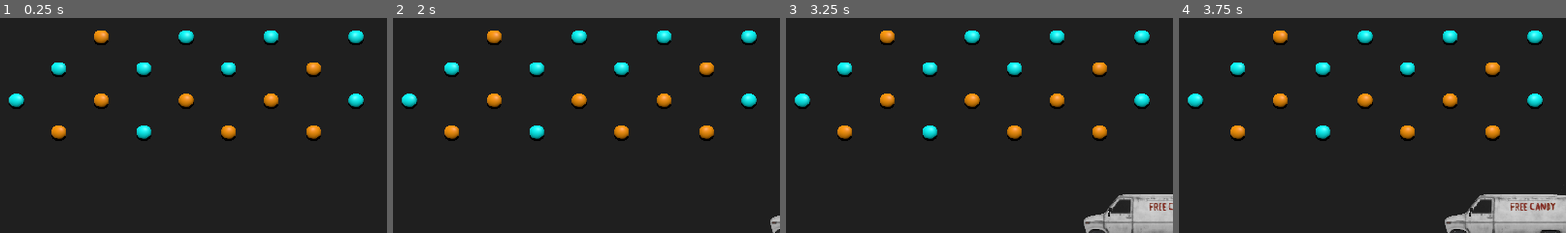
Above: before the commit, frames 1-4 (left to right).
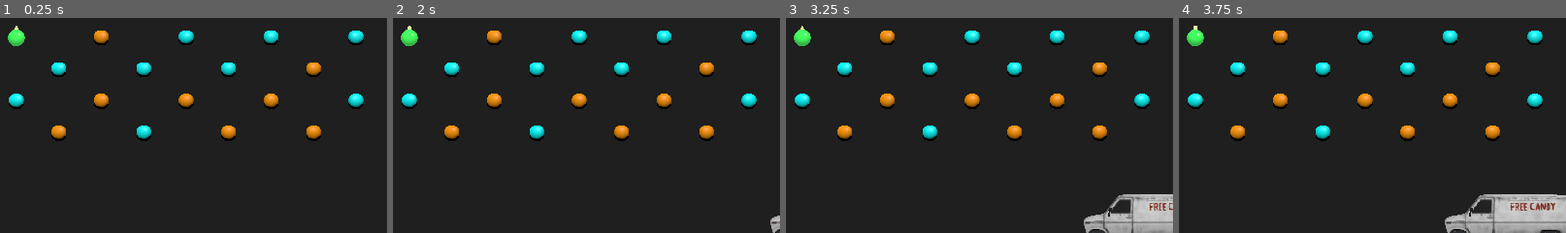
Above: after the commit, the same moments.

Repository: Temia116/Milke-2--Into-the-third-dimension
Game: Godot game, scene res://scenes/node_3d.tscn
Same seed, same stepped clock (60 frames per second), same inputs: the game is played once before the commit and once after it. A sky picture missing from this copy of the repository is replaced by a grey-blue gradient. Video files are missing from this copy of the repository; at most half a second of black plays in their place.
Inputs (mouse positions are % of the whole screen's width and height, from its top left):
- Up to frame 1 (0.25 s): no input
- Up to frame 2 (2 s): tap Enter at 0.5 s; move the mouse to (72, 45) at 0.52 s; tap E at 0.6, 1.35 s; click (72, 45) at 0.67 s; move the mouse to (30, 55) at 1.27 s; click (30, 55) at 1.42 s
- Up to frame 3 (3.25 s): move the mouse to (60, 27) at 2.02 s; tap E at 2.1, 2.85 s; click (60, 27) at 2.17 s; move the mouse to (45, 70) at 2.77 s; click (45, 70) at 2.92 s
- Up to frame 4 (3.75 s): move the mouse to (80, 65) at 3.52 s; tap E at 3.6 s; click (80, 65) at 3.67 s
The pictures show only the part of the screen within x 15-65%, y 45-95%; the shares and areas given below are measured in that part.

The runs differ from the first frame. In frame 1, 0.3% of the frame differs, in the area x 2-7%, y 3-14%; in frame 2, 0.3%; in frame 3, 0.3%; in frame 4, 0.3%.

Commit message:
fart dingle
fart balls mongoloid

Diff:
--- a/GameManager.gd
+++ b/GameManager.gd
@@ -43,12 +43,12 @@
 func get_cow_for_level(level: int) -> String:
 	return LEVEL_COWS.get(level, "none")
 
-func activate_cow_ability() -> bool:
-	if cow_ability_used or selected_cow == "none":
-		return false
+func grant_and_activate_ability():
+	# Triggered by the green Power Peg - the only way to activate a cow's ability.
+	if selected_cow == "none" or cow_ability_used:
+		return
 	cow_ability_used = true
 	cow_ability_activated.emit()
-	return true
 
 func reset_shot_multipliers():
 	# Call this once a ball's shot has fully resolved (ball_exited)
--- a/GreenPeg.tscn
+++ b/GreenPeg.tscn
@@ -1,17 +1,31 @@
 [gd_scene format=3 uid="uid://sna5iijugoof"]
 
-[ext_resource type="PackedScene" uid="uid://tnrlvijv6egj" path="res://Assets/GREEN BALL (special ability).glb" id="1_nd2hd"]
 [ext_resource type="Script" uid="uid://cvwh2xsxm6war" path="res://green_peg.gd" id="1_sekef"]
+[ext_resource type="Material" path="res://PowerPegMat.tres" id="3_mftmk"]
+[ext_resource type="Material" path="res://SparkleMat.tres" id="3_urobh"]
+[ext_resource type="Script" uid="uid://bas77yesf52dh" path="res://Sparkle.gd" id="4_urobh"]
 
 [sub_resource type="SphereShape3D" id="SphereShape3D_nd2hd"]
-radius = 0.42546406
+radius = 0.6662745
+
+[sub_resource type="SphereMesh" id="SphereMesh_g4v7s"]
+material = ExtResource("3_mftmk")
+
+[sub_resource type="PrismMesh" id="PrismMesh_g4v7s"]
+material = ExtResource("3_urobh")
 
 [node name="GreenPeg" type="StaticBody3D" unique_id=1812975418]
 script = ExtResource("1_sekef")
 
-[node name="GREEN BALL (special ability)" parent="." unique_id=602506117 instance=ExtResource("1_nd2hd")]
-transform = Transform3D(0.3, 0, 0, 0, 0.3, 0, 0, 0, 0.3, 0, 0, 0)
-
 [node name="CollisionShape3D" type="CollisionShape3D" parent="." unique_id=1065520258]
 transform = Transform3D(0.6, 0, 0, 0, 0.6, 0, 0, 0, 0.6, 0, 0, 0)
 shape = SubResource("SphereShape3D_nd2hd")
+
+[node name="MeshInstance3D" type="MeshInstance3D" parent="." unique_id=178850213]
+transform = Transform3D(0.8, 0, 0, 0, 0.8, 0, 0, 0, 0.8, 0, 0, 0)
+mesh = SubResource("SphereMesh_g4v7s")
+
+[node name="MeshInstance3D" type="MeshInstance3D" parent="MeshInstance3D" unique_id=793802912]
+transform = Transform3D(0.2, 0, 0, 0, 0.2, 0, 0, 0, 0.2, 0, 0.6010537, 0)
+mesh = SubResource("PrismMesh_g4v7s")
+script = ExtResource("4_urobh")
--- a/PegSpawner.gd
+++ b/PegSpawner.gd
@@ -4,68 +4,63 @@
 @export var blue_peg_scene: PackedScene
 @export var orange_peg_scene: PackedScene
 @export var green_peg_scene: PackedScene
+@export var stone_peg_scene: PackedScene
 
 # ---------------------------------------------------------------------------
 # LEVEL 1 — The Pasture (Tutorial)
-# Classic staggered grid. Simple and open — teaches the basics.
 # ---------------------------------------------------------------------------
 var level_1 = [
-	# Row 1
 	[-12, 3.0, "blue"], [-8, 3.0, "blue"], [-4, 3.0, "blue"], [0, 3.0, "blue"],
 	[4, 3.0, "blue"], [8, 3.0, "blue"], [12, 3.0, "blue"],
-	# Row 2
 	[-10, 1.5, "blue"], [-6, 1.5, "blue"], [-2, 1.5, "blue"], [2, 1.5, "blue"],
 	[6, 1.5, "blue"], [10, 1.5, "blue"],
-	# Row 3
 	[-12, 0.0, "blue"], [-8, 0.0, "blue"], [-4, 0.0, "blue"], [0, 0.0, "blue"],
 	[4, 0.0, "blue"], [8, 0.0, "blue"], [12, 0.0, "blue"],
-	# Row 4
 	[-10, -1.5, "blue"], [-6, -1.5, "blue"], [-2, -1.5, "blue"], [2, -1.5, "blue"],
 	[6, -1.5, "blue"], [10, -1.5, "blue"],
-	# Row 5
 	[-12, -3.0, "blue"], [-8, -3.0, "blue"], [-4, -3.0, "blue"], [0, -3.0, "blue"],
 	[4, -3.0, "blue"], [8, -3.0, "blue"], [12, -3.0, "blue"],
-	# Row 6
 	[-10, -4.5, "blue"], [-6, -4.5, "blue"], [-2, -4.5, "blue"], [2, -4.5, "blue"],
 	[6, -4.5, "blue"], [10, -4.5, "blue"]
 ]
 
 # ---------------------------------------------------------------------------
 # LEVEL 2 — The Smile (Twin Arcs)
-# Two curved arcs — a frown on top, a smile below.
 # ---------------------------------------------------------------------------
 var level_2 = [
-	[-10.0,  2.5,  "blue"], [-9.51,  1.26, "blue"], [-8.09,  0.15, "blue"],
-	[-5.88, -0.74, "blue"], [-3.09, -1.3,  "blue"], [ 0.0,  -1.5,  "blue"],
-	[ 3.09, -1.3,  "blue"], [ 5.88, -0.74, "blue"], [ 8.09,  0.15, "blue"],
-	[ 9.51,  1.26, "blue"], [10.0,   2.5,  "blue"],
-	[ 9.9,  -1.5,  "blue"], [ 9.42, -0.53, "blue"], [ 8.01,  0.35, "blue"],
-	[ 5.82,  1.05, "blue"], [ 3.06,  1.5,  "blue"], [ 0.0,   1.65, "blue"],
-	[-3.06,  1.5,  "blue"], [-5.82,  1.05, "blue"], [-8.01,  0.35, "blue"],
-	[-9.42, -0.53, "blue"], [-9.9,  -1.5,  "blue"],
-	[-11,  1.0,  "blue"], [-11, -0.5,  "blue"], [-11, -2.0,  "blue"], [-10, -3.5,  "blue"],
-	[ 11,  1.0,  "blue"], [ 11, -0.5,  "blue"], [ 11, -2.0,  "blue"], [ 10, -3.5,  "blue"],
-	[-5, -3.5, "blue"], [0, -4.0, "blue"], [5, -3.5, "blue"],
-	[-3,  0.2, "blue"], [3,  0.2, "blue"], [0, -0.8, "blue"],
-	[-6, -2.5, "blue"], [6, -2.5, "blue"],
+	[-9.51, 1.88, "blue"], [-8.09, 1.32, "blue"],
+	[-5.88, 0.88, "blue"], [-3.09, 0.6, "blue"], [0.0, 0.5, "blue"],
+	[3.09, 0.6, "blue"], [5.88, 0.88, "blue"], [8.09, 1.32, "blue"],
+	[9.51, 1.88, "blue"],
+	[10.0, -2.5, "blue"], [9.51, -1.88, "blue"], [8.09, -1.32, "blue"],
+	[5.88, -0.88, "blue"], [3.09, -0.6, "blue"], [0.0, -0.5, "blue"],
+	[-3.09, -0.6, "blue"], [-5.88, -0.88, "blue"], [-8.09, -1.32, "blue"],
+	[-9.51, -1.88, "blue"], [-10.0, -2.5, "blue"],
+	[-11, 1.0, "blue"], [-11, -0.5, "blue"], [-11, -2.0, "blue"],
+	[11, 1.0, "blue"], [11, -0.5, "blue"], [11, -2.0, "blue"],
+	[-6, -3.5, "blue"], [-3, -4.0, "blue"], [0, -4.2, "blue"],
+	[3, -4.0, "blue"], [6, -3.5, "blue"],
 ]
 
 # ---------------------------------------------------------------------------
-# LEVEL 3 — The Rings (Twin Circles + Diagonal)
-# Two full peg rings with a diagonal scatter bridging them.
+# LEVEL 3 — The Rings (Twin Circles)
 # ---------------------------------------------------------------------------
 var level_3 = [
-	[-0.5,  0.5,  "blue"], [-1.36, 3.15, "blue"], [-3.61, 4.78, "blue"],
-	[-6.39, 4.78, "blue"], [-8.64, 3.15, "blue"], [-9.5,  0.5,  "blue"],
-	[-8.64,-2.15, "blue"], [-6.39,-3.78, "blue"], [-3.61,-3.78, "blue"], [-1.36,-2.15, "blue"],
-	[ 9.5,  0.5,  "blue"], [ 8.64, 3.15, "blue"], [ 6.39, 4.78, "blue"],
-	[ 3.61, 4.78, "blue"], [ 1.36, 3.15, "blue"], [ 0.5,  0.5,  "blue"],
-	[ 1.36,-2.15, "blue"], [ 3.61,-3.78, "blue"], [ 6.39,-3.78, "blue"], [ 8.64,-2.15, "blue"],
-	[-11,  3.5, "blue"], [-8,  2.5, "blue"], [-2,  3.0, "blue"],
-	[  2, -3.0, "blue"], [ 8, -2.5, "blue"], [11, -3.5, "blue"],
-	[-10, -4.0, "blue"], [-7, -4.0, "blue"], [-4, -4.0, "blue"],
-	[  0, -4.0, "blue"], [ 4, -4.0, "blue"], [ 7, -4.0, "blue"], [10, -4.0, "blue"],
-	[0, 0.5, "blue"],
+	# Left ring (12 pegs, full loop)
+	[-1.0, -1.0, "blue"], [-1.54, 1.0, "blue"], [-3.0, 2.46, "blue"],
+	[-5.0, 3.0, "blue"], [-7.0, 2.46, "blue"], [-8.46, 1.0, "blue"],
+	[-9.0, -1.0, "blue"], [-8.46, -3.0, "blue"], [-7.0, -4.46, "blue"],
+	[-5.0, -5.0, "blue"], [-3.0, -4.46, "blue"], [-1.54, -3.0, "blue"],
+	# Right ring (12 pegs, full loop)
+	[9.0, -1.0, "blue"], [8.46, 1.0, "blue"], [7.0, 2.46, "blue"],
+	[5.0, 3.0, "blue"], [3.0, 2.46, "blue"], [1.54, 1.0, "blue"],
+	[1.0, -1.0, "blue"], [1.54, -3.0, "blue"], [3.0, -4.46, "blue"],
+	[5.0, -5.0, "blue"], [7.0, -4.46, "blue"], [8.46, -3.0, "blue"],
+	# Bottom row
+	[-10, -6.5, "blue"], [-7, -6.5, "blue"], [-4, -6.5, "blue"],
+	[0, -6.5, "blue"], [4, -6.5, "blue"], [7, -6.5, "blue"], [10, -6.5, "blue"],
+	# Stone bumpers - centre of each ring, permanent obstacles
+	[-5.0, -1.0, "stone"], [5.0, -1.0, "stone"],
 ]
 
 # ---------------------------------------------------------------------------
@@ -83,14 +78,18 @@
 			push_error("PegSpawner: No layout defined for level " + str(level_num))
 			return
 
-	# Randomly assign ~35% of pegs as orange
-	var orange_count = max(1, int(layout.size() * 0.35))
-	var shuffled_indices = range(layout.size())
-	shuffled_indices = Array(shuffled_indices)
+	# Only randomize orange/green among entries that are still "blue" in the
+	# layout - stone pegs (and any other fixed types) are never touched.
+	var blue_indices = []
+	for i in range(layout.size()):
+		if layout[i][2] == "blue":
+			blue_indices.append(i)
+
+	var orange_count = max(1, int(blue_indices.size() * 0.35))
+	var shuffled_indices = blue_indices.duplicate()
 	shuffled_indices.shuffle()
 	var orange_indices = shuffled_indices.slice(0, orange_count)
 
-	# Pick exactly one remaining blue peg to become the green Power Peg
 	var green_index = -1
 	for idx in shuffled_indices:
 		if not (idx in orange_indices):
@@ -116,8 +115,6 @@
 		add_child(peg)
 		peg.position = Vector3(x, y, 0.0)
 
-	# Wait one frame so all pegs finish _ready() and join their groups
-	# THEN tell GameManager the real orange count
 	await get_tree().process_frame
 	GameManager.total_orange_pegs = get_tree().get_nodes_in_group("orange_pegs").size()
 	print("Level ", level_num, " loaded. Orange pegs: ", GameManager.total_orange_pegs)
@@ -127,4 +124,5 @@
 		"blue":   return blue_peg_scene
 		"orange": return orange_peg_scene
 		"green":  return green_peg_scene
+		"stone":  return stone_peg_scene
 	return null
--- a/StonePeg.tscn
+++ b/StonePeg.tscn
@@ -1,18 +1,22 @@
 [gd_scene format=3 uid="uid://rvkg7jcmbsj3"]
 
 [ext_resource type="Script" uid="uid://fd3fskoeixvy" path="res://peg.gd" id="1_nm2iy"]
-[ext_resource type="PackedScene" uid="uid://duudiev2wq5tu" path="res://Assets/TEAL BALL (peg).glb" id="2_e1pnx"]
+[ext_resource type="Material" path="res://StonePegMat.tres" id="2_nm2iy"]
 
 [sub_resource type="SphereShape3D" id="SphereShape3D_8xdbv"]
-radius = 0.31563377
+radius = 0.31419846
 
-[node name="BluePeg" type="StaticBody3D" unique_id=2026480295]
+[sub_resource type="SphereMesh" id="SphereMesh_g4v7s"]
+material = ExtResource("2_nm2iy")
+
+[node name="StonePeg" type="StaticBody3D" unique_id=2026480295]
 transform = Transform3D(1.5, 0, 0, 0, 1.5, 0, 0, 0, 1.5, 0, 0, 0)
 script = ExtResource("1_nm2iy")
-
-[node name="TEAL BALL (peg)" parent="." unique_id=1300227685 instance=ExtResource("2_e1pnx")]
-transform = Transform3D(0.3, 0, 0, 0, 0.3, 0, 0, 0, 0.3, 0, 0, 0)
 
 [node name="CollisionShape3D" type="CollisionShape3D" parent="." unique_id=1073096763]
 transform = Transform3D(0.8, 0, 0, 0, 0.8, 0, 0, 0, 0.8, 0, 0, 0)
 shape = SubResource("SphereShape3D_8xdbv")
+
+[node name="MeshInstance3D" type="MeshInstance3D" parent="." unique_id=51541217]
+transform = Transform3D(0.5, 0, 0, 0, 0.5, 0, 0, 0, 0.5, 0, 0, 0)
+mesh = SubResource("SphereMesh_g4v7s")
--- a/green_peg.gd
+++ b/green_peg.gd
@@ -14,18 +14,17 @@
 		return
 	hit = true
 	var tween = create_tween()
-	tween.tween_property(self, "scale", Vector3(1.6, 1.6, 1.6), 0.08)
-	tween.tween_property(self, "scale", Vector3(1.2, 1.2, 1.2), 0.08)
+	tween.tween_property(self, "scale", Vector3(1.25, 1.25, 1.25), 0.08)
+	tween.tween_property(self, "scale", Vector3(1.0, 1.0, 1.0), 0.08)
 
 func on_ball_exited():
 	if not hit:
 		return
 	GameManager.on_peg_hit(peg_type)
-	GameManager.cow_ability_used = false  # refresh the ability for this level
-	print("Green peg hit! Cow ability refreshed.")
+	GameManager.grant_and_activate_ability()
+	print("Green peg hit! Cow ability granted instantly.")
 	$CollisionShape3D.disabled = true
 	var tween = create_tween()
-	tween.tween_property(self, "scale", Vector3(1.4, 1.4, 1.4), 0.1)
-	tween.tween_property(self, "scale", Vector3(0.0, 0.0, 0.0), 0.15)
+	tween.tween_property(self, "scale", Vector3(0.0, 0.0, 0.0), 0.2)
 	await tween.finished
 	queue_free()
--- a/scenes/node_3d.gd
+++ b/scenes/node_3d.gd
@@ -24,6 +24,16 @@
 	mat.cull_mode = BaseMaterial3D.CULL_DISABLED
 	aim_mesh_instance.material_override = mat
 	add_child(aim_mesh_instance)
+	GameManager.cow_ability_activated.connect(_on_cow_ability_activated)
+
+func _on_cow_ability_activated():
+	match GameManager.selected_cow:
+		"bessie":
+			bessie_next_shot = true
+			print("Bessie's ability is active! Next shot is UDDERLY MASSIVE.")
+		"moolinda":
+			GameManager.ability_score_multiplier = 2
+			print("Moolinda's ability is active! Next shot scores DOUBLE CREAM.")
 
 func _get_cursor_world_pos() -> Vector3:
 	var mouse_pos = get_viewport().get_mouse_position()
@@ -145,19 +155,6 @@
 	if event is InputEventMouseButton:
 		if event.button_index == MOUSE_BUTTON_LEFT and event.pressed and can_shoot:
 			_shoot()
-	if event is InputEventKey:
-		if event.keycode == KEY_E and event.pressed and can_shoot:
-			_activate_cow_ability()
-
-func _activate_cow_ability():
-	if GameManager.activate_cow_ability():
-		match GameManager.selected_cow:
-			"bessie":
-				bessie_next_shot = true
-				print("Bessie activated! Next shot is UDDERLY MASSIVE.")
-			"moolinda":
-				GameManager.ability_score_multiplier = 2
-				print("Moolinda activated! Next shot scores DOUBLE CREAM.")
 
 func _on_ball_exited():
 	can_shoot = true
--- a/scenes/node_3d.tscn
+++ b/scenes/node_3d.tscn
@@ -7,6 +7,7 @@
 [ext_resource type="Script" uid="uid://ck5lws50p4dx1" path="res://Assets/udder.gd" id="5_aj7ea"]
 [ext_resource type="Script" uid="uid://crmog3p0rdnfy" path="res://PegSpawner.gd" id="5_oqwcg"]
 [ext_resource type="PackedScene" uid="uid://cg6182onefv5p" path="res://BluePeg.tscn" id="6_a6664"]
+[ext_resource type="PackedScene" uid="uid://sna5iijugoof" path="res://GreenPeg.tscn" id="7_6l3rs"]
 [ext_resource type="PackedScene" uid="uid://bkv6tjg1ufssx" path="res://HUD.tscn" id="7_10v3s"]
 [ext_resource type="PackedScene" uid="uid://bgcvjd2tb2kv0" path="res://OrangePeg.tscn" id="7_b2yaj"]
 [ext_resource type="PackedScene" uid="uid://bieqhn7vyuxbu" path="res://GameOver.tscn" id="8_cptob"]
@@ -62,6 +63,7 @@
 script = ExtResource("5_oqwcg")
 blue_peg_scene = ExtResource("6_a6664")
 orange_peg_scene = ExtResource("7_b2yaj")
+green_peg_scene = ExtResource("7_6l3rs")
 
 [node name="HUD" parent="." unique_id=289833468 instance=ExtResource("7_10v3s")]
 
